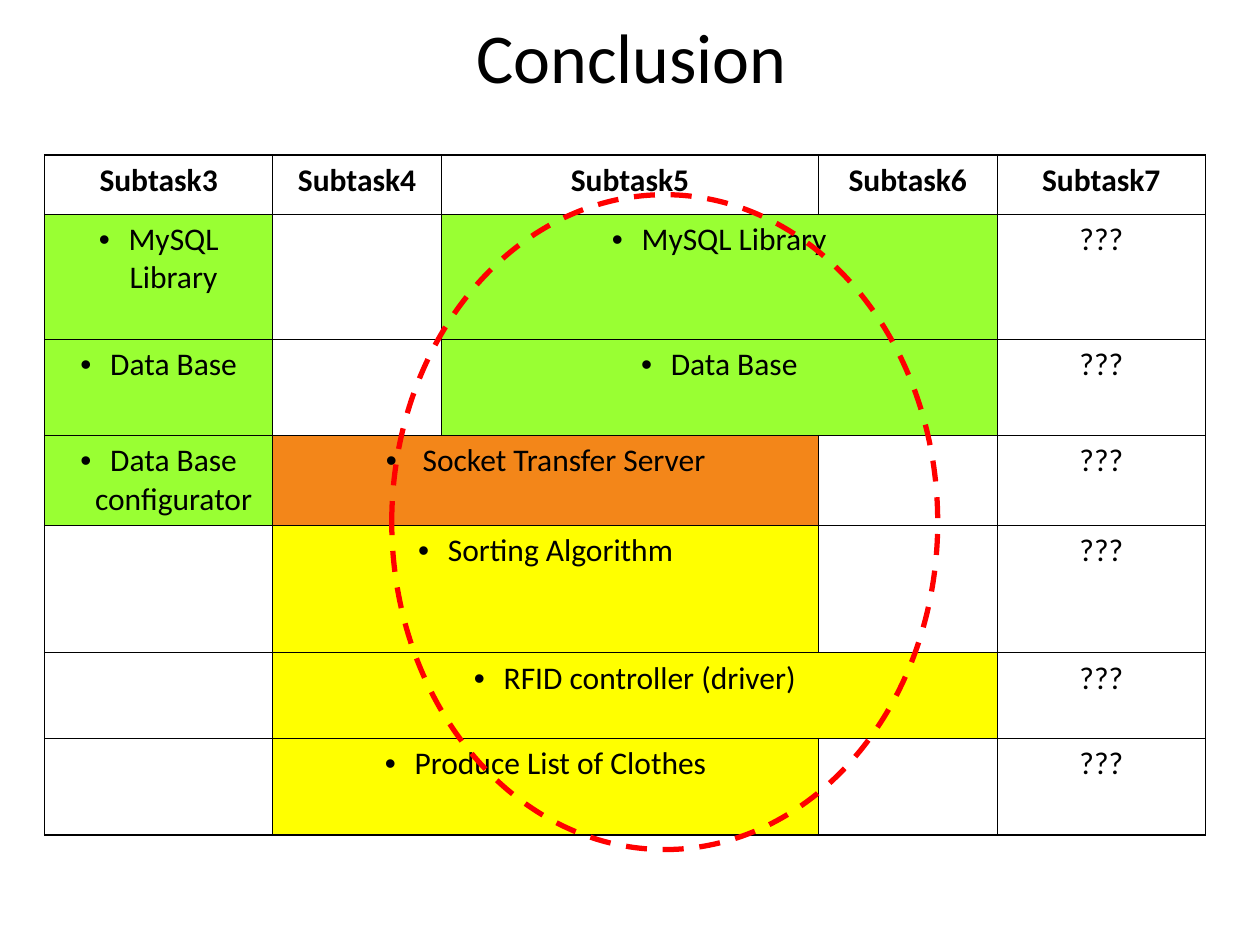
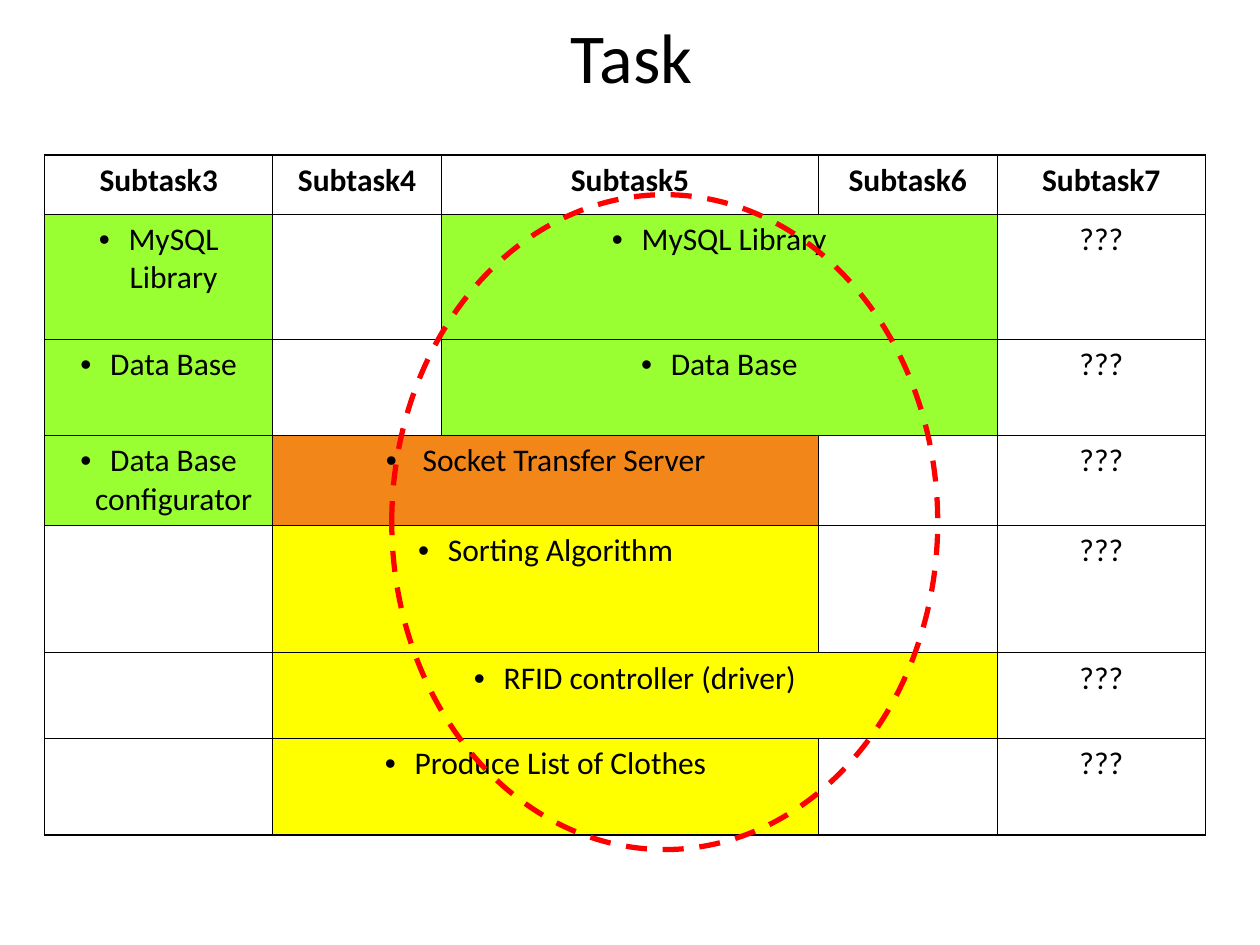
Before and after one commit to isurup/kalle-martin-group, a slide deck: slide 9 of RSD1/presentation/ExamMartin.ppt. Drawn at 1260x945 pixels with LibreOffice and Linux fonts; fonts in the diff are those of the drawing. Boxes give left, top, right and bottom in pixels: in the first picture for what was removed or moved away, otherwise in the second. Text is boxed around its words. In the diff, an @@ line names an element or a change of style, - is before the commit and + after.

```diff
--- a/RSD1/presentation/ExamMartin.ppt
+++ b/RSD1/presentation/ExamMartin.ppt
@@ title at [571, 34, 692, 84]: text changed @@
-Conclusion
+Task
```
Also in this commit, not shown: 4 other slides changed, 2 slides added, 2 slides removed.
